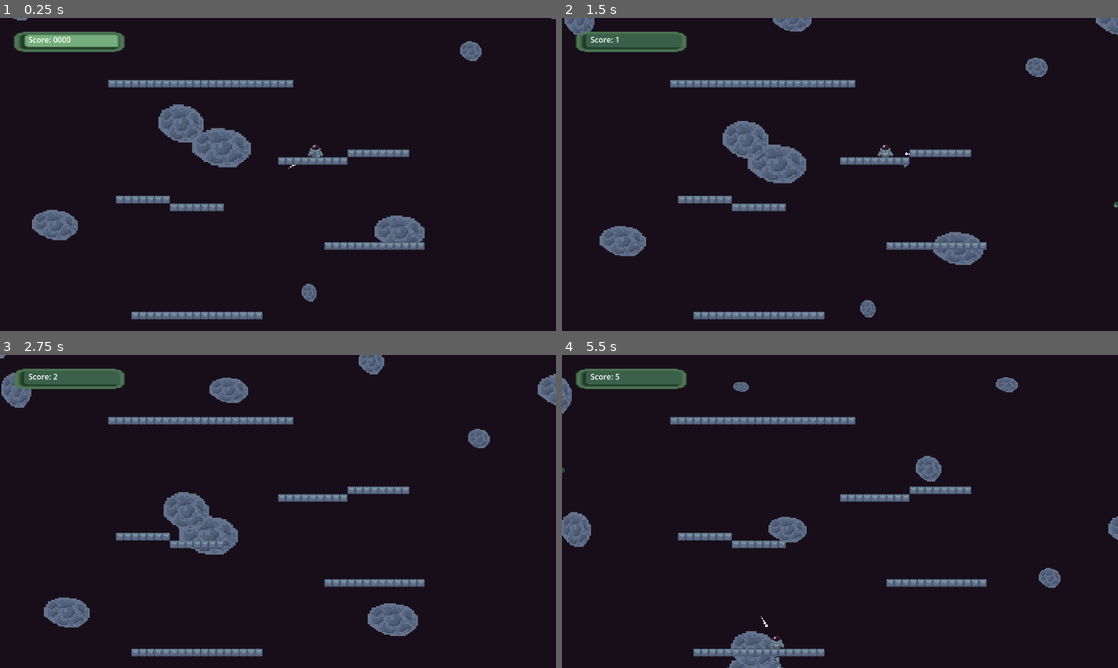
Above: before the commit, frames 1-4 (two rows, left to right).
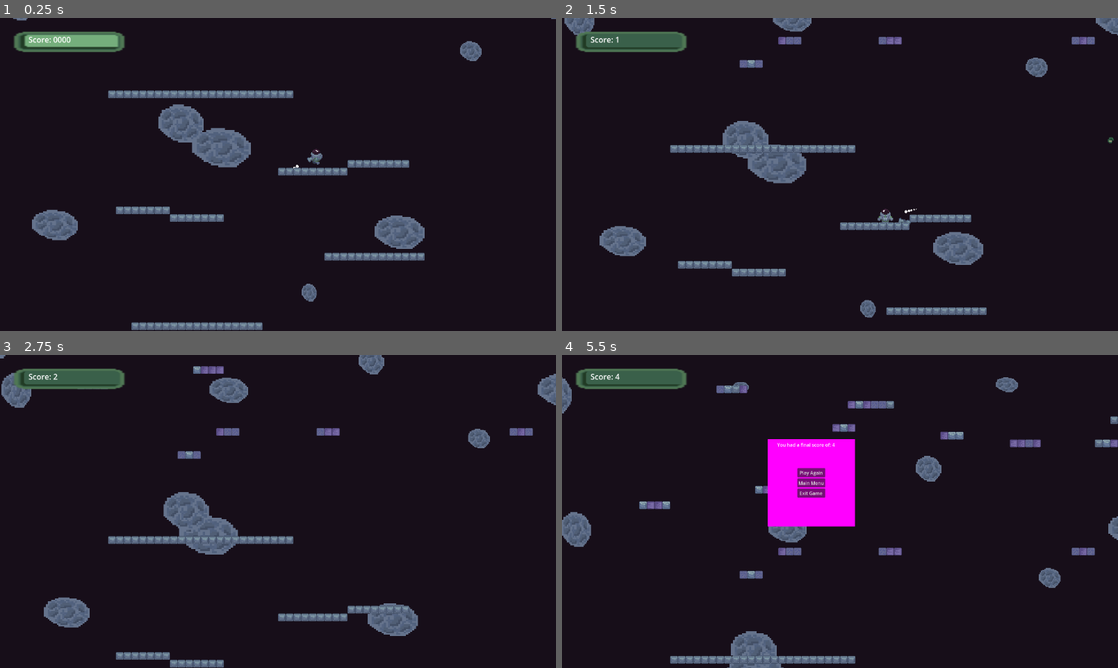
Above: after the commit, the same moments.

Repository: ScoreSpaceGameJam-SpaceGame/SpaceGame
Game: Godot game, scene res://levels/main_level/main_level.tscn
Same seed, same stepped clock (60 frames per second), same inputs: the game is played once before the commit and once after it. Sound files missing from this copy of the repository are replaced by a short silence.
Inputs (mouse positions are in pixels of both pictures, inside the frame that each line leads up to):
- Up to frame 1 (0.25 s): no input
- Up to frame 2 (1.5 s): move the mouse to (962, 158) at 0.52 s; hold D (MoveRight) from 0.53 s (still down); click (962, 158) at 0.6 s; move the mouse to (728, 190) at 1.27 s; click (728, 190) at 1.35 s
- Up to frame 3 (2.75 s): move the mouse to (333, 442) at 2.02 s; release D (MoveRight) at 2.03 s; hold A (MoveLeft) from 2.03 s (still down); hold Space (Teleport) from 2.03 s (still down); click (333, 442) at 2.3 s
- Up to frame 4 (5.5 s): move the mouse to (812, 574) at 2.77 s; release A (MoveLeft) at 2.78 s; release Space (Teleport) at 2.78 s; hold D (MoveRight) 2.78-4.28 s; click (812, 574) at 2.85 s; move the mouse to (1006, 558) at 3.52 s; click (1006, 558) at 3.6 s; move the mouse to (673, 464) at 4.27 s; hold A (MoveLeft) 4.28-5 s; tap Space (Teleport) at 4.35 s; click (673, 464) at 4.55 s; click (767, 439) at 5 s, where only the run after the commit has a clickable "Play Again"

The runs differ from the first frame. In frame 1, 5.9% of the frame differs, in the area x 19-77%, y 19-100%; in frame 2, 5.5%; in frame 3, 4.6%; in frame 4, 9.3%, in the area x 0-100%, y 6-100%.

Commit message:
Fixed the bug with the grenade going random directions

Diff:
--- a/characters/player/player.gd
+++ b/characters/player/player.gd
@@ -78,14 +78,20 @@
 	velocity = Vector2.ZERO
 	var x_power : float = get_global_mouse_position().distance_to(original_mouse_position_when_firing)
 	$Telenade.translate(global_position - $Telenade.global_position)
-	firing_power = clamp(log(x_power) * x_power / 2, 0, 100) # TODO use this
+	firing_power = clamp(log(x_power) * x_power / 2, 0, 500) # TODO use this
 
 	if Input.is_action_just_released("FiringAction"):
+		if aim_direction == Enums.directions.LEFT:
+			$GunMountPoint.global_rotation = firing_vector.angle() + PI
+		else:
+			$GunMountPoint.global_rotation = firing_vector.angle()
+
 		is_shooting = true
 		player_state = Enums.player_actions.FIRING
 		$Telenade.visible = true
-		$Telenade.global_rotation = firing_vector.angle()
-		$Telenade.apply_central_impulse(firing_vector.normalized() * 500 * FIRE_POWER_MULTIPLYER)
+		$Telenade.linear_velocity = Vector2.ZERO
+		$Telenade.angular_velocity = 0
+		$Telenade.apply_central_impulse(firing_vector * 500 * FIRE_POWER_MULTIPLYER)
 
 func handle_firing_state():
 	if Input.is_action_pressed("Teleport"):
--- a/levels/main_level/main_level.gd
+++ b/levels/main_level/main_level.gd
@@ -1,6 +1,6 @@
 extends Node2D
 
-const SCROLL_SPEED: float = 0
+const SCROLL_SPEED: float = 1.5
 const TILE_MAP_LAYER_WIDTH = 90
 const TILE_MAP_LAYER_HEIGHT = 50
 const MIN_NUMBER_OF_PLATFORMS_PER_LAYER = 20
--- /dev/null
+++ b/levels/testing/rpg_testing_grounds.tscn
@@ -0,0 +1,26 @@
+[gd_scene load_steps=4 format=3 uid="uid://clmieam1vem8h"]
+
+[ext_resource type="PackedScene" uid="uid://domnmo2ft2frd" path="res://characters/player/player.tscn" id="1_30t1u"]
+
+[sub_resource type="QuadMesh" id="QuadMesh_gu03v"]
+
+[sub_resource type="RectangleShape2D" id="RectangleShape2D_ms8e2"]
+size = Vector2(1197, 22)
+
+[node name="RpgTestingGrounds" type="Node2D"]
+
+[node name="StaticBody2D" type="StaticBody2D" parent="."]
+collision_layer = 3
+collision_mask = 3
+
+[node name="MeshInstance2D" type="MeshInstance2D" parent="StaticBody2D"]
+position = Vector2(578.5, 344.5)
+scale = Vector2(1196, 22)
+mesh = SubResource("QuadMesh_gu03v")
+
+[node name="CollisionShape2D" type="CollisionShape2D" parent="StaticBody2D"]
+position = Vector2(577.5, 345)
+shape = SubResource("RectangleShape2D_ms8e2")
+
+[node name="Player" parent="." instance=ExtResource("1_30t1u")]
+position = Vector2(462, 308)
